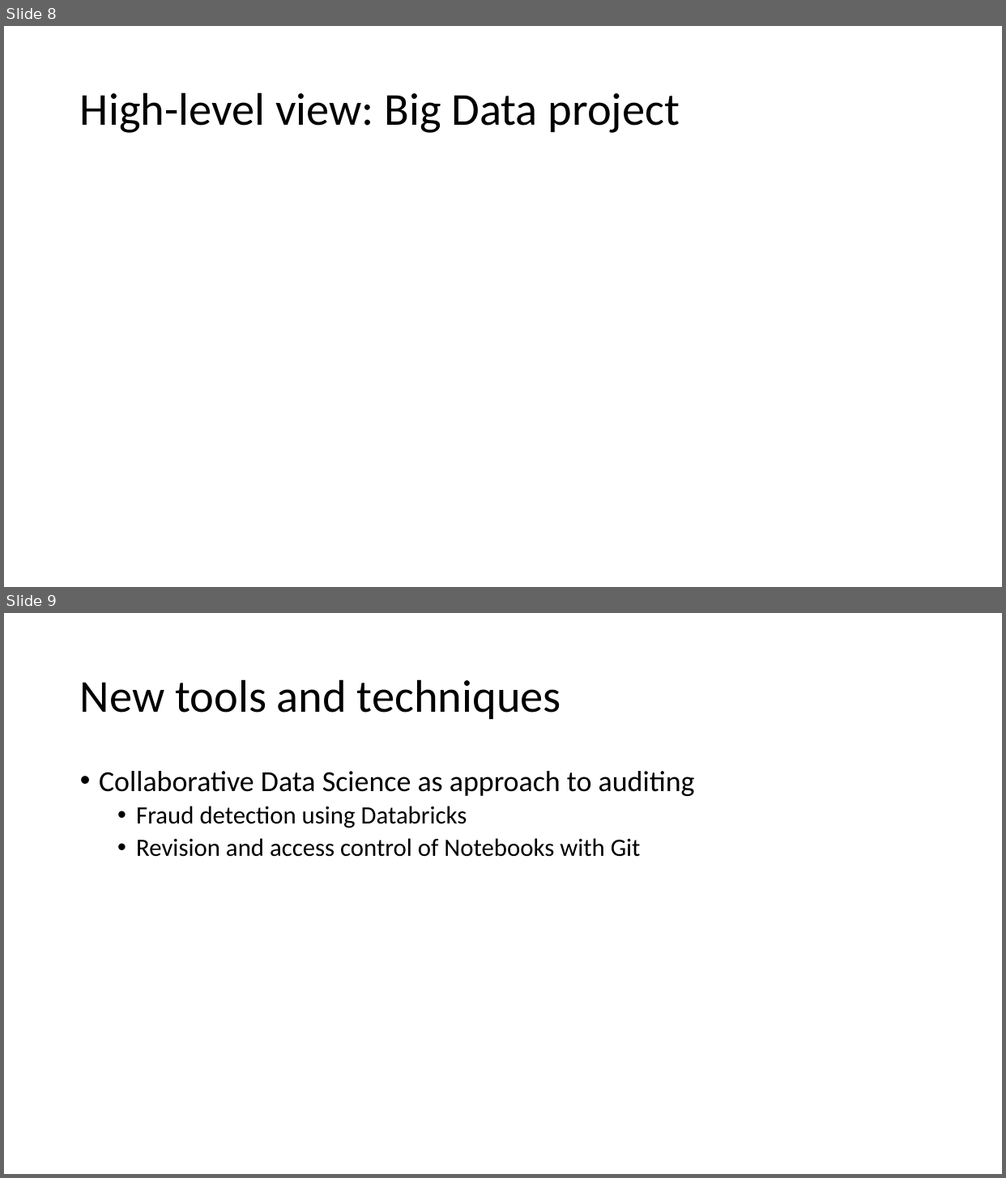
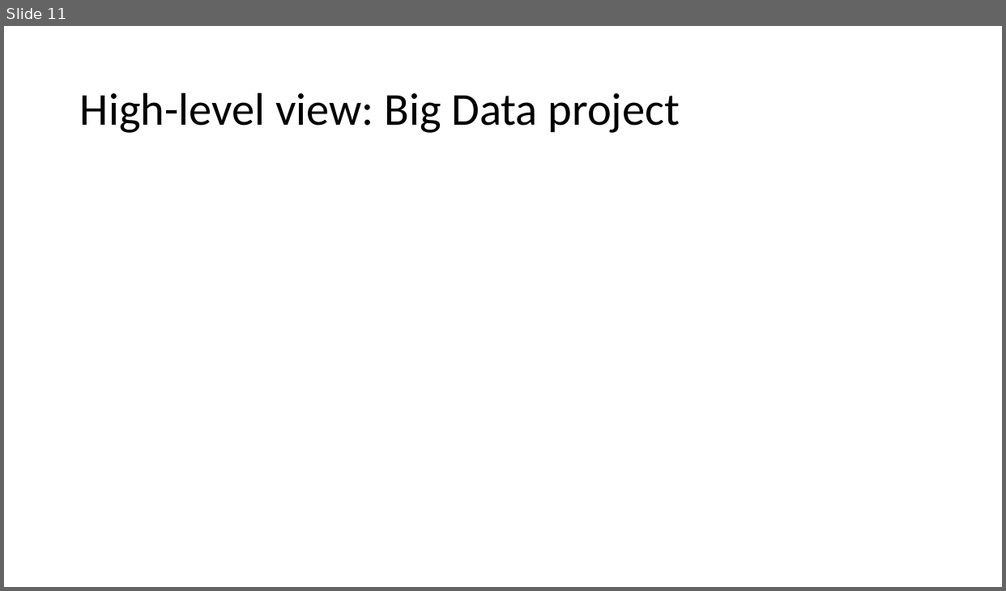
Before and after one commit to juliansoh/Databricks-Financial-Fraud, a slide deck: slides/Presentation for Auditors.pptx. Shown one above the other, each under a label of ours: slides 8 and 9 before the commit, slide 11 after it. The pictures are 1006x1178 and 1006x591 pixels, drawn with LibreOffice and Linux fonts; fonts in the diff are those of the drawing. Boxes give left, top, right and bottom in pixels: in the first picture for what was removed or moved away, otherwise in the second. Text is boxed around its words. In the diff, an @@ line names an element or a change of style, - is before the commit and + after.

```diff
--- a/slides/Presentation for Auditors.pptx
+++ b/slides/Presentation for Auditors.pptx
@@ slide 9 removed at (4,613,1002,1174), background #FFFFFF @@
@@ title removed at (80,679,561,719) @@
-New tools and techniques
@@ text removed at (99,771,695,857) @@
-• Collaborative Data Science as approach to auditing
-  • Fraud detection using Databricks
-  • Revision and access control of Notebooks with Git
@@ what was slide 8 is now slide 11 @@
```
Also in this commit, not shown: 3 slides changed, 4 slides added, 1 other slide removed.
